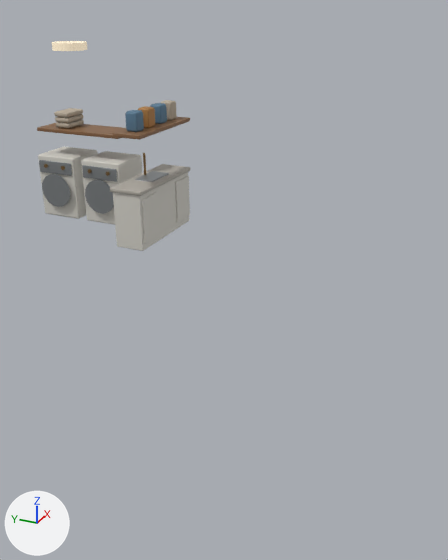
Two versions of the glTF model public/models/laundry-furniture-v002.glb, one commit apart.
Both versions are drawn from a 50 mm lens placed at (-7.57, -15.22, 3.38), pointed at (-1.62, -12.54, 0.41). Lighting does not change. The marker at lower left points along +X, +Y and +Z. The picture after the commit comes second. Where no turn or scale is listed for an object, it has been applied to the vertices. Vertices at exactly the same position are counted once.

In view in the first picture: 'Export washer case.001'.
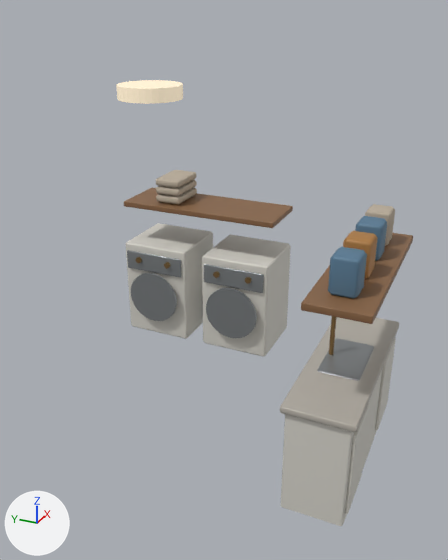
Location of each change, [x1, y1, x2, y2] in pixels of the pictures (448 x 560 px; the box of a moved part takes in the faces that stretch with it):
'Export washer case.001', reshaped, moved (94% wider, 112% taller)
    before: [37, 41, 190, 251]
    after: [116, 80, 413, 526]
part 1 of me_cube_125, moved or reshaped
    before: [113, 172, 189, 251]
    after: [281, 368, 383, 526]
part 2 of me_cube_125, moved or reshaped
    before: [142, 192, 159, 244]
    after: [345, 403, 370, 514]
part 3 of me_cube_125, moved or reshaped
    before: [175, 176, 190, 223]
    after: [375, 338, 396, 430]
part 4 of me_cube_125, moved or reshaped
    before: [135, 171, 169, 182]
    after: [317, 338, 374, 381]
part 5 of me_cube_125, moved or reshaped
    before: [143, 153, 146, 175]
    after: [329, 316, 337, 355]
part 6 of me_cube_125, moved or reshaped
    before: [110, 164, 190, 196]
    after: [280, 317, 399, 433]
part 7 of me_cube_125, moved or reshaped
    before: [112, 117, 190, 140]
    after: [301, 233, 413, 324]
part 8 of me_cube_125, moved or reshaped
    before: [37, 123, 126, 139]
    after: [124, 187, 293, 228]
part 9 of me_cube_125, moved or reshaped
    before: [125, 110, 144, 132]
    after: [328, 247, 367, 299]
part 10 of me_cube_125, moved or reshaped
    before: [150, 103, 167, 124]
    after: [355, 216, 387, 261]
part 11 of me_cube_125, moved or reshaped
    before: [138, 106, 155, 128]
    after: [343, 231, 377, 279]
part 12 of me_cube_125, moved or reshaped
    before: [161, 100, 177, 121]
    after: [365, 204, 395, 246]
part 13 of me_cube_125, moved or reshaped
    before: [52, 41, 87, 51]
    after: [116, 80, 183, 104]

Patch to the scene script:
```diff
--- a/public/models/laundry-furniture-v002.glb.py
+++ b/public/models/laundry-furniture-v002.glb.py
@@ me_cube_125 @@
 # used by ob_export_washer_case_001; location = (0.77, -8.62, 0.51)
-me_cube_125.from_pydata(...)  # 1008 vertices, 1904 faces; spans x -1.19..0.35, y -2.14..0.36, z -0.51..2.29
+me_cube_125.from_pydata(...)  # 1008 vertices, 1904 faces; spans x -2.26..0.35, y -2.6..0.38, z -0.51..2.29
+# me_cube_125 part 1: the loose piece of 24 vertices spanning x -1.17..0.31, y -2.09..-1.63, z -0.5..0.34 is moved by (-1.07, -0.46, 0.0)
+# me_cube_125 part 2: the loose piece of 24 vertices spanning x -1.14..-0.72, y -2.11..-2.09, z -0.39..0.27 is moved by (-1.07, -0.46, 0.0)
+# me_cube_125 part 3: the loose piece of 24 vertices spanning x -0.14..0.28, y -2.11..-2.09, z -0.39..0.27 is moved by (-1.07, -0.46, 0.0)
+# me_cube_125 part 4: the loose piece of 16 vertices spanning x -0.69..-0.17, y -2.01..-1.7, z 0.39..0.42 is moved by (-1.07, -0.46, 0.0)
+# me_cube_125 part 5: the loose piece of 40 vertices spanning x -0.45..-0.41, y -1.76..-1.72, z 0.41..0.75 is moved by (-1.07, -0.46, 0.0)
+# me_cube_125 part 6: the loose piece of 24 vertices spanning x -1.19..0.34, y -2.12..-1.6, z 0.34..0.4 is moved by (-1.07, -0.46, 0.0)
+# me_cube_125 part 7: the loose piece of 24 vertices spanning x -1.17..0.31, y -2.14..-1.7, z 1.12..1.18 is moved by (-1.07, -0.46, 0.0)
+# me_cube_125 part 8: the loose piece of 24 vertices spanning x -0.29..0.29, y -1.21..0.34, z 0.88..0.94 is scaled about the mesh origin by (1, 1.06, 1)
+# me_cube_125 part 9: the loose piece of 24 vertices spanning x -1.01..-0.81, y -2.0..-1.81, z 1.18..1.45 is moved by (-1.07, -0.46, 0.0)
+# me_cube_125 part 10: the loose piece of 24 vertices spanning x -0.35..-0.15, y -2.0..-1.81, z 1.18..1.45 is moved by (-1.07, -0.46, 0.0)
+# me_cube_125 part 11: the loose piece of 24 vertices spanning x -0.69..-0.49, y -2.0..-1.81, z 1.18..1.45 is moved by (-1.07, -0.46, 0.0)
+# me_cube_125 part 12: the loose piece of 24 vertices spanning x -0.05..0.15, y -2.0..-1.81, z 1.18..1.45 is moved by (-1.07, -0.46, 0.0)
+# me_cube_125 part 13: the loose piece of 64 vertices spanning x -1.01..-0.53, y -1.07..-0.59, z 2.19..2.29 is moved by (-0.68, 0.13, 0.0)
+# other edits to the shape of me_cube_125 do not show in these pictures
 me_cube_125.materials.append(mat_laundry_warm_ivory_001)
@@ ob_export_washer_case_001 @@
 ob_export_washer_case_001 = bpy.data.objects.new('Export washer case.001', me_cube_125)
-ob_export_washer_case_001.location = (0.77, -8.62, 0.51)
+ob_export_washer_case_001.location = (-2.05, -12.1, 0.51)
```
